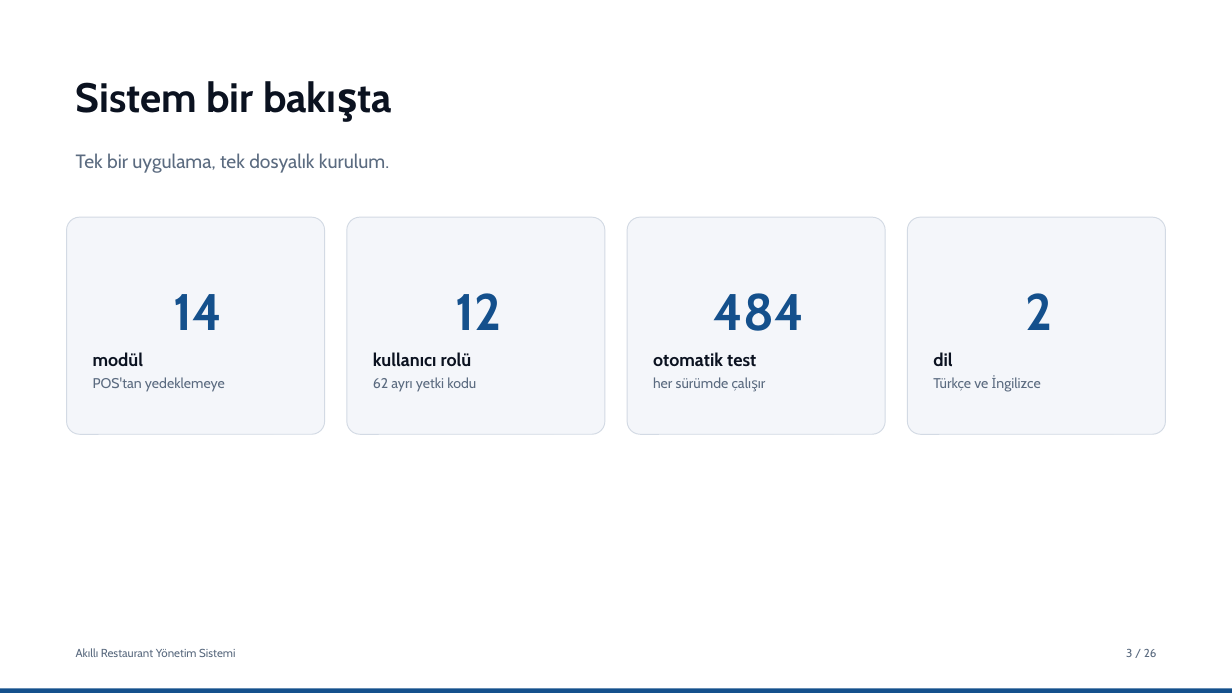
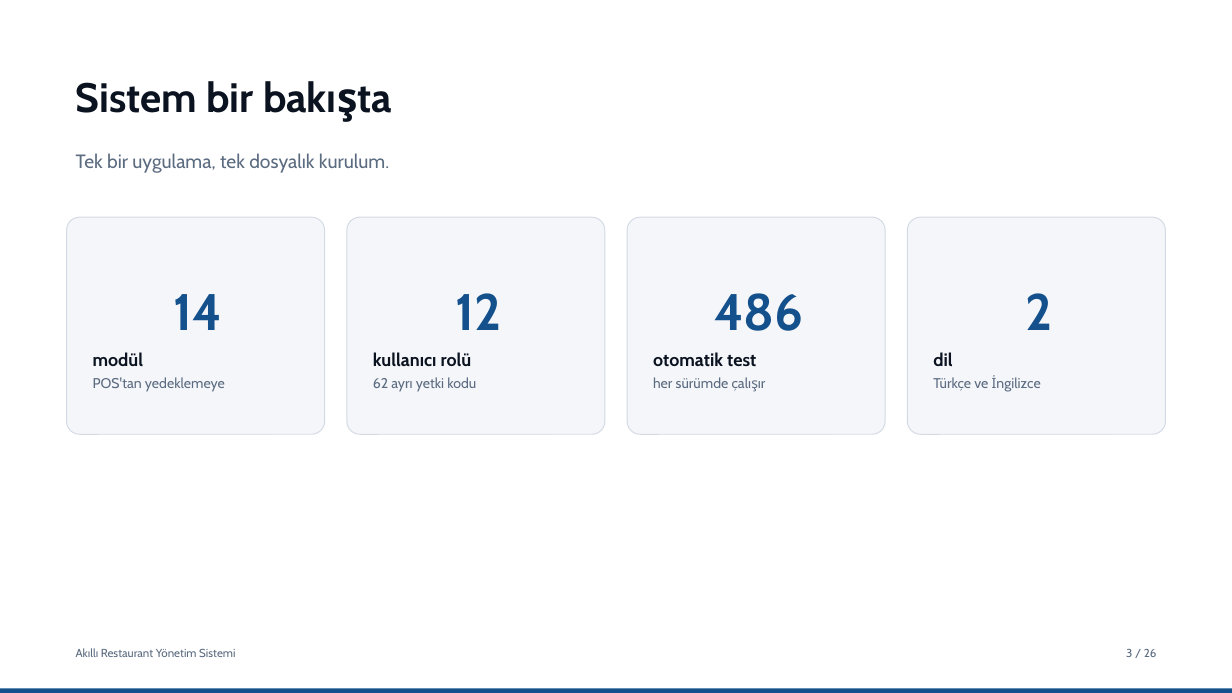
Before and after one commit to Azizsekerdil/smart-restaurant-management-system, a slide deck: slide 3 of docs/presentation/Akilli_Restaurant_Tanitim_Baski_PUBLIC.pptx. Drawn at 1232x693 pixels with LibreOffice and Linux fonts; fonts in the diff are those of the drawing. Boxes give left, top, right and bottom in pixels: in the first picture for what was removed or moved away, otherwise in the second. Text is boxed around its words. In the diff, an @@ line names an element or a change of style, - is before the commit and + after.

```diff
--- a/docs/presentation/Akilli_Restaurant_Tanitim_Baski_PUBLIC.pptx
+++ b/docs/presentation/Akilli_Restaurant_Tanitim_Baski_PUBLIC.pptx
@@ text in rounded rectangle at [714, 293, 803, 331]: text changed @@
-484
+486
```
Also in this commit, not shown: 3 other slides changed, 10 other files.
